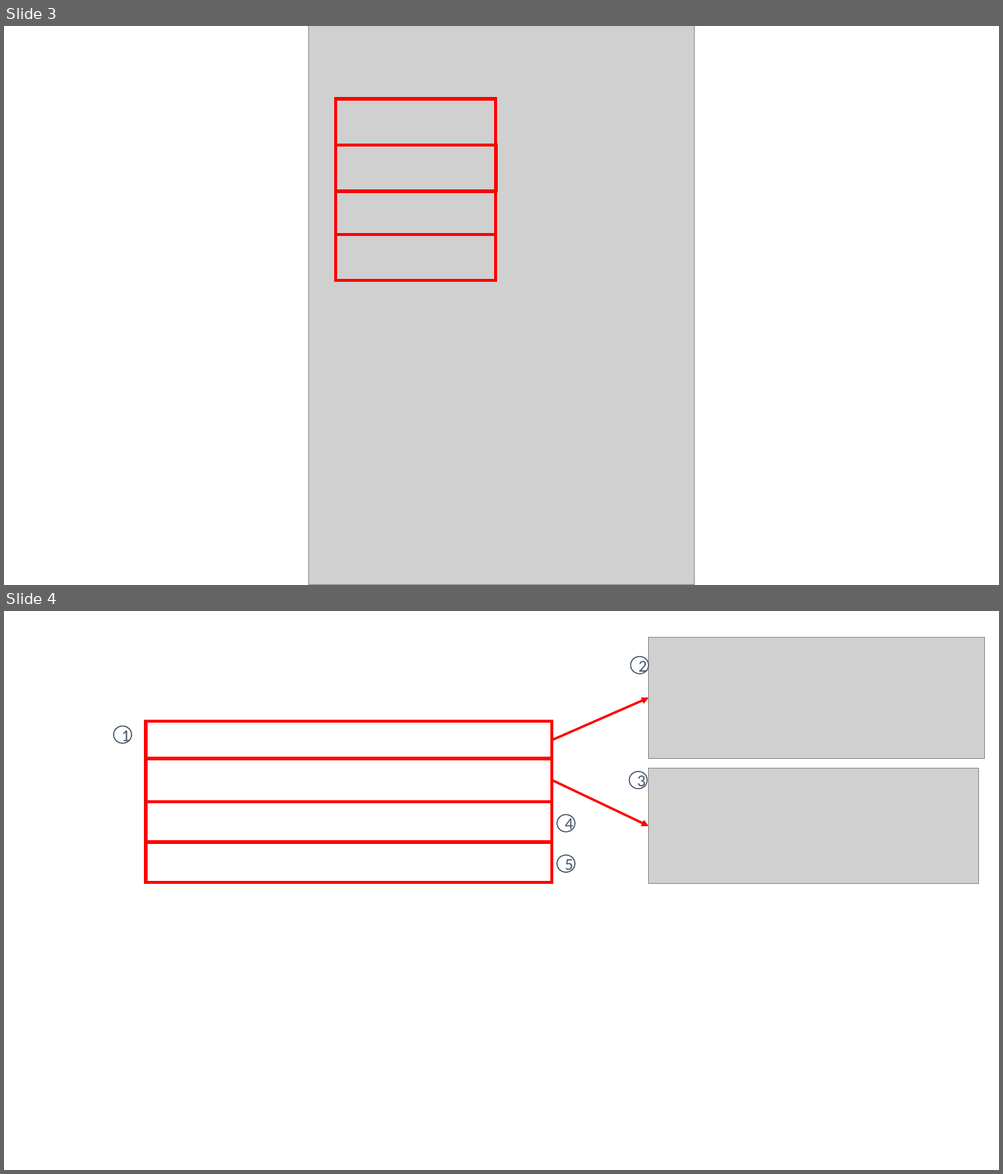
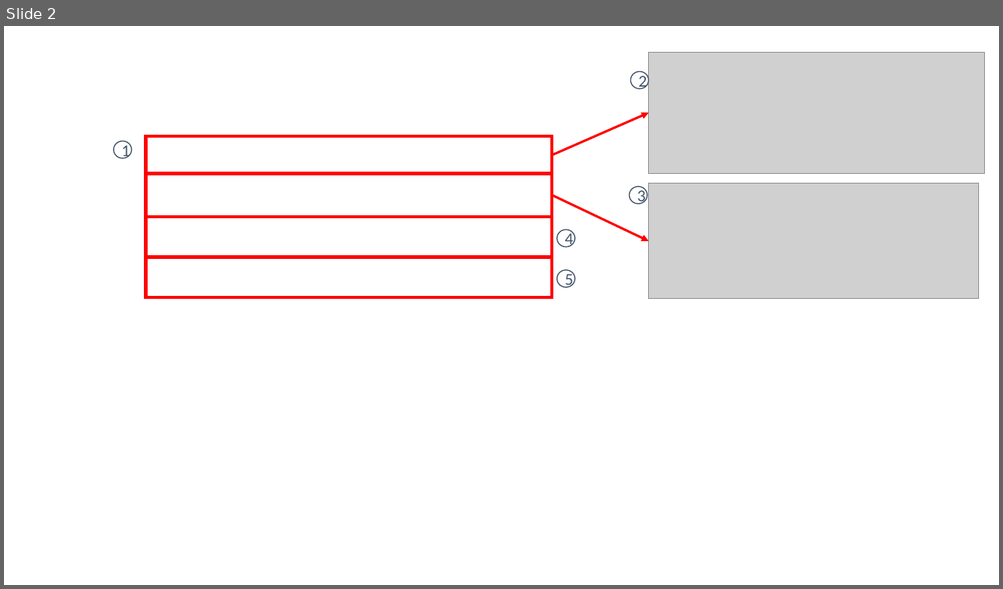
Before and after one commit to jasonteysh/VA-Project, a slide deck: UserGuide/images/imagecreator.pptx. Shown one above the other, each under a label of ours: slides 3 and 4 before the commit, slide 2 after it. The pictures are 1003x1174 and 1003x589 pixels, drawn with LibreOffice and Linux fonts; fonts in the diff are those of the drawing; grey boxes stand for pictures; background and template pictures are left out. Boxes give left, top, right and bottom in pixels: in the first picture for what was removed or moved away, otherwise in the second. Text is boxed around its words. In the diff, an @@ line names an element or a change of style, - is before the commit and + after.

```diff
--- a/UserGuide/images/imagecreator.pptx
+++ b/UserGuide/images/imagecreator.pptx
@@ slide 3 removed at [4,26,999,585], background #FFFFFF @@
@@ picture removed at [309,26,694,585] @@
@@ rectangle removed at [336,99,495,145] @@
@@ rectangle removed at [336,145,495,192] @@
@@ rectangle removed at [336,192,495,235] @@
@@ rectangle removed at [336,234,495,281] @@
@@ what was slide 4 is now slide 2 @@
```
Also in this commit, not shown: 1 other slide removed.
